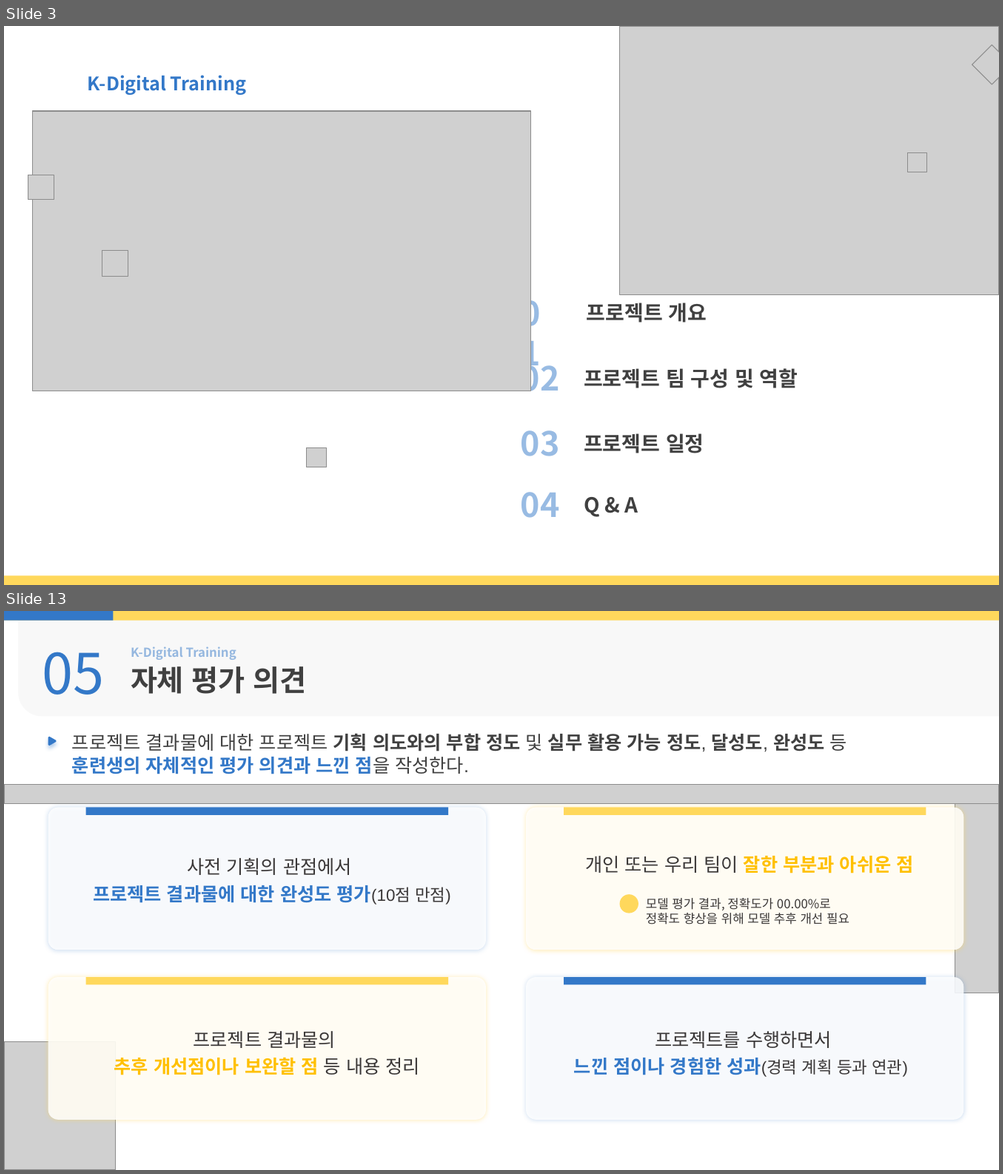
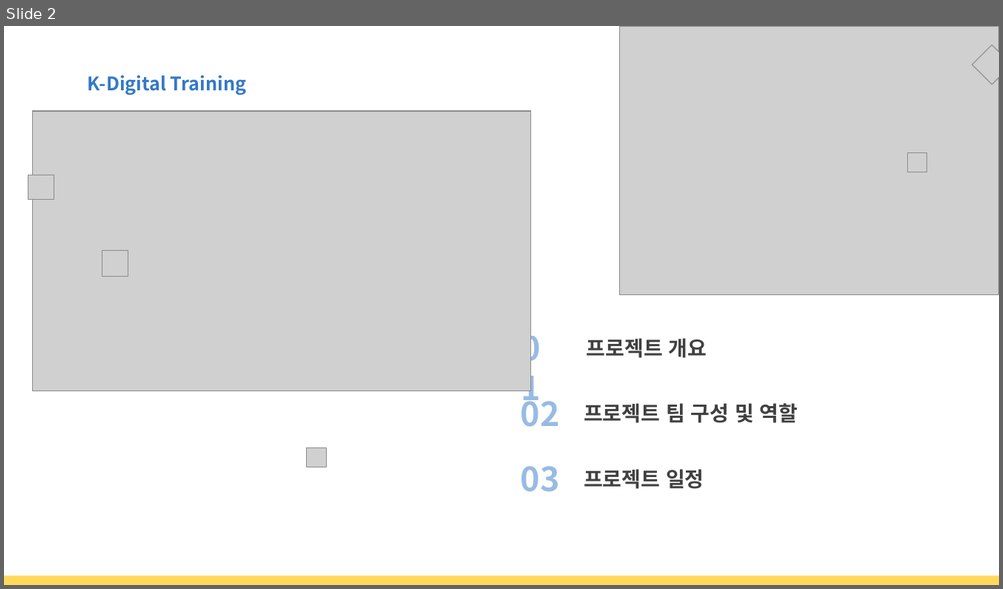
Before and after one commit to seojin0806/html_teamproject, a slide deck: 문서/제안서발표자료(수정중).pptx. Shown one above the other, each under a label of ours: slides 3 and 13 before the commit, slide 2 after it; the slides between them are not shown. The pictures are 1003x1174 and 1003x589 pixels, drawn with LibreOffice and Linux fonts; fonts in the diff are those of the drawing; grey boxes stand for pictures; background and template pictures are left out. Boxes give left, top, right and bottom in pixels: in the first picture for what was removed or moved away, otherwise in the second. Text is boxed around its words. In the diff, an @@ line names an element or a change of style, - is before the commit and + after.

```diff
--- a/문서/제안서발표자료(수정중).pptx
+++ b/문서/제안서발표자료(수정중).pptx
@@ slide 13 removed at (x1=4, y1=611, x2=999, y2=1170), background picture (left out) @@
@@ rectangle removed at (x1=4, y1=611, x2=999, y2=620) @@
@@ rectangle removed at (x1=4, y1=611, x2=113, y2=620) @@
@@ round rect removed at (x1=18, y1=617, x2=999, y2=717) @@
@@ text removed at (x1=42, y1=652, x2=104, y2=695) @@
-05
@@ text removed at (x1=131, y1=647, x2=236, y2=660) @@
-K-Digital Training
@@ text removed at (x1=131, y1=667, x2=307, y2=694) @@
-자체 평가 의견
@@ freeform shape removed at (x1=48, y1=736, x2=57, y2=745) @@
@@ text removed at (x1=72, y1=733, x2=847, y2=775) @@
-프로젝트 결과물에 대한 프로젝트 기획 의도와의 부합 정도 및 실무 활용 가능 정도, 달성도, 완성도 등
-훈련생의 자체적인 평가 의견과 느낀 점을 작성한다.
@@ picture removed at (x1=4, y1=785, x2=999, y2=804) @@
@@ picture removed at (x1=955, y1=785, x2=999, y2=993) @@
@@ rounded rectangle removed at (x1=48, y1=807, x2=486, y2=950) @@
@@ rectangle removed at (x1=85, y1=808, x2=448, y2=815) @@
@@ text removed at (x1=93, y1=858, x2=451, y2=905) @@
-사전 기획의 관점에서
-프로젝트 결과물에 대한 완성도 평가(10점 만점)
@@ group removed at (x1=526, y1=807, x2=964, y2=950): 2 texts, 1 rounded rectangle, 1 rectangle, 1 ellipse @@
-개인 또는 우리 팀이 잘한 부분과 아쉬운 점
-모델 평가 결과, 정확도가 00.00%로
-정확도 향상을 위해 모델 추후 개선 필요
-예
@@ rounded rectangle removed at (x1=48, y1=977, x2=486, y2=1120) @@
@@ rectangle removed at (x1=85, y1=977, x2=448, y2=985) @@
@@ rounded rectangle removed at (x1=526, y1=977, x2=964, y2=1120) @@
@@ rectangle removed at (x1=563, y1=977, x2=926, y2=985) @@
@@ text removed at (x1=114, y1=1031, x2=420, y2=1076) @@
-프로젝트 결과물의
-추후 개선점이나 보완할 점 등 내용 정리
@@ text removed at (x1=574, y1=1031, x2=908, y2=1077) @@
-프로젝트를 수행하면서
-느낀 점이나 경험한 성과(경력 계획 등과 연관)
@@ picture removed at (x1=4, y1=1042, x2=116, y2=1170) @@
@@ what was slide 3 is now slide 2 @@
@@ slide 2 changed as well @@
@@ 4 texts moved together from (x1=514, y1=289, x2=798, y2=392) to (x1=514, y1=324, x2=798, y2=427) @@
@@ text "03" moved from (x1=521, y1=431, x2=560, y2=457) to (x1=521, y1=466, x2=560, y2=492) @@
@@ text "프로젝트 일정" moved from (x1=583, y1=434, x2=704, y2=454) to (x1=583, y1=469, x2=704, y2=489) @@
@@ text removed at (x1=521, y1=492, x2=560, y2=518) @@
-04
@@ text removed at (x1=583, y1=497, x2=637, y2=517) @@
-Q & A
```
Also in this commit, not shown: 4 other slides changed, 6 slides added, 7 other slides removed.
